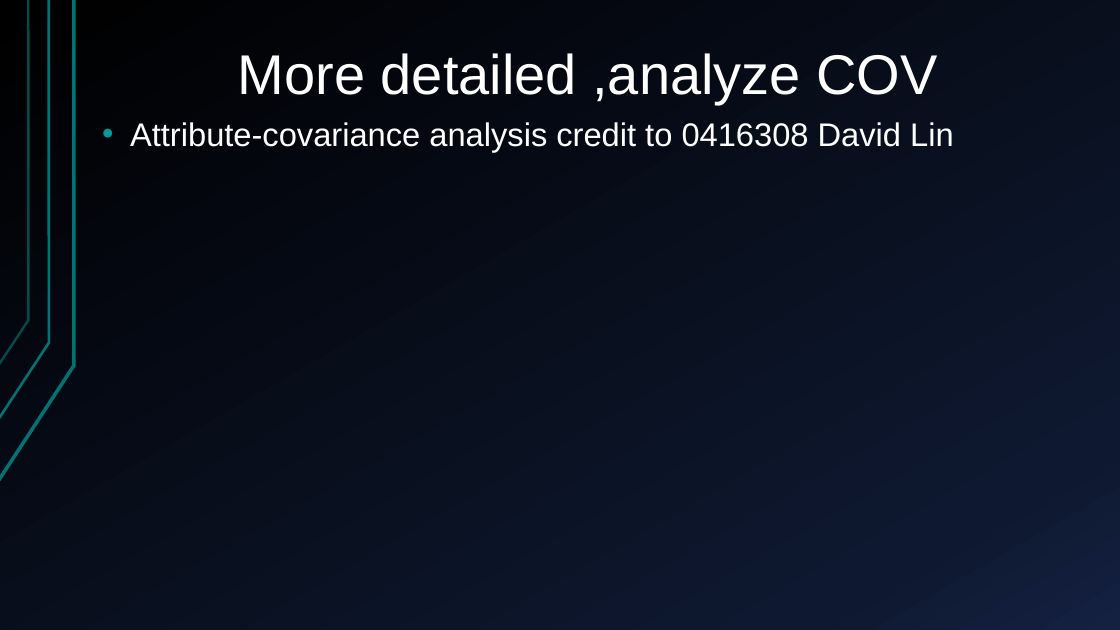
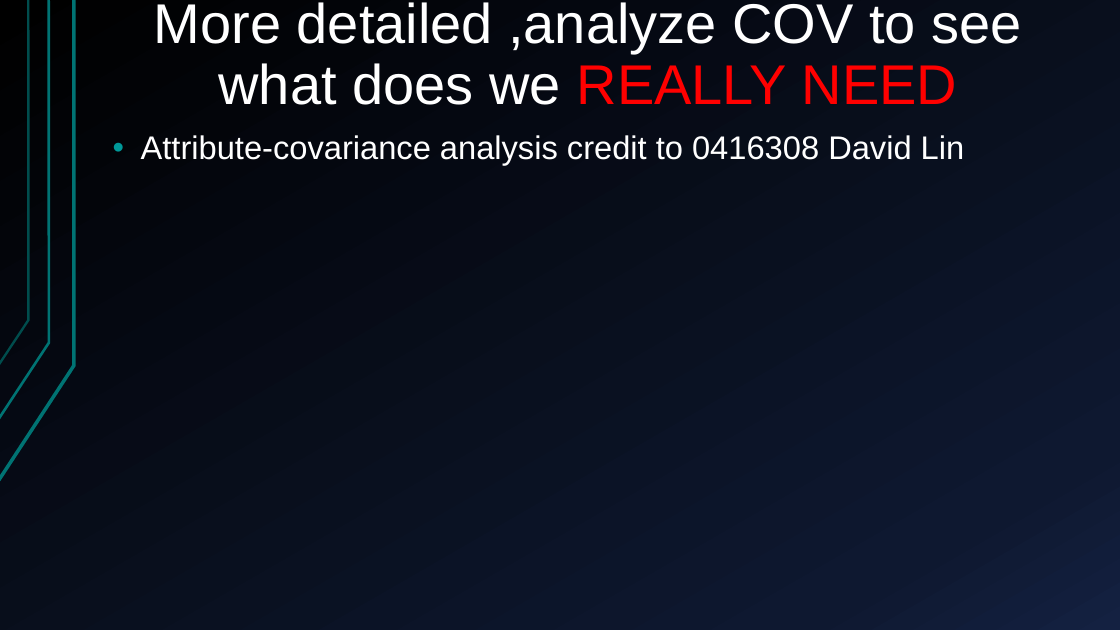
Before and after one commit to Alfons0329/Machine_Learning_Fall_2017, a slide deck: slide 7 of Final_proj/Presentation.pptx. Drawn at 1120x630 pixels with LibreOffice and Linux fonts; fonts in the diff are those of the drawing. Boxes give left, top, right and bottom in pixels: in the first picture for what was removed or moved away, otherwise in the second. Text is boxed around its words. In the diff, an @@ line names an element or a change of style, - is before the commit and + after.

```diff
--- a/Final_proj/Presentation.pptx
+++ b/Final_proj/Presentation.pptx
@@ title at [154,2,1021,105]: text changed @@
-More detailed ,analyze COV
+More detailed ,analyze COV to see
+what does we REALLY NEED
@@ text "Attribute-covariance analysis credit to 0416308 ...": place and size @@
-text "Attribute-covariance analysis credit to 0416308 ..." at [130,122,954,152]
+text "Attribute-covariance analysis credit to 0416308 ..." at [141,135,965,165]
```
Also in this commit, not shown: 1 other slide changed, 4 slides added, 9 slides removed.
